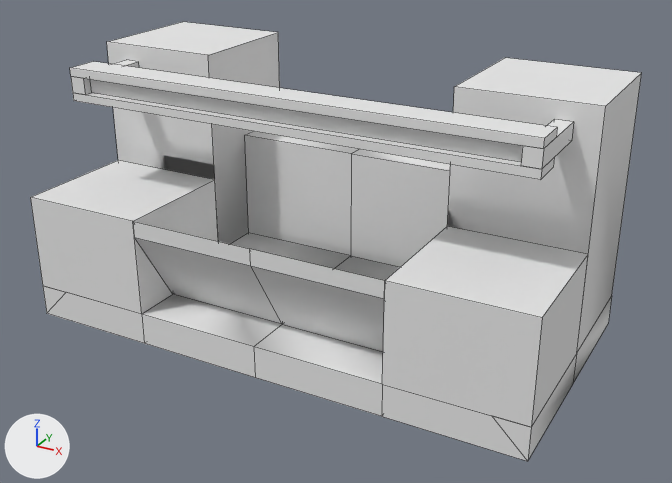
Two versions of the OBJ model src/main/resources/assets/totally_immersive/models/block/multiblock/chemical_bath.obj, one commit apart.
One viewpoint serves both versions: a camera (50 mm lens) standing at (5.24, -5.7, 3.54) and looking at (2.14, -0.06, 0.72). Every picture has the same lights, and +X, +Y and +Z are marked at lower left. Mesh edges are drawn as thin lines. Where no turn or scale is listed for an object, it has been applied to the vertices. Vertices at the same position are counted once.
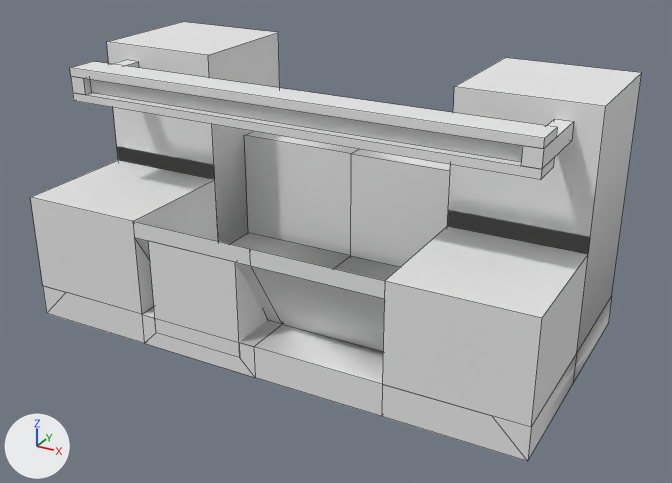
What differs and where, as boxes (x1, y1, x2, y2) in the pictures (672 x 483 px):
part 1 of me_cube, built on: before (142, 314, 255, 377); after (142, 241, 267, 377)

What changed in the scene script:
```text
Change me_cube:
    used by ob_cube; location = (0.0, 0.0, 0.0)
    remove me_cube.from_pydata(...)  # 106 vertices, 118 faces; spans x 0.0..4.0, y -1.0..1.0, z 0.0..2.0
    add me_cube.from_pydata(...)  # 116 vertices, 126 faces; spans x 0.0..4.0, y -1.0..1.0, z 0.0..2.0
    me_cube part 1
    6 faces are deleted
    10 vertices are added at x 1.12..1.88, y -1.0..-0.56, z 0.13..0.88
    5 new faces join them, mat_m_17df2089_9e15_54fb_d1ff_7c7ce9751777 (its picture is missing)
    3 new faces join them, mat_m_915b9a38_bb14_58c3_e938_a40dc5069973 (its picture is missing)
    6 new faces join them, mat_none (white #e7e7e7)
```
